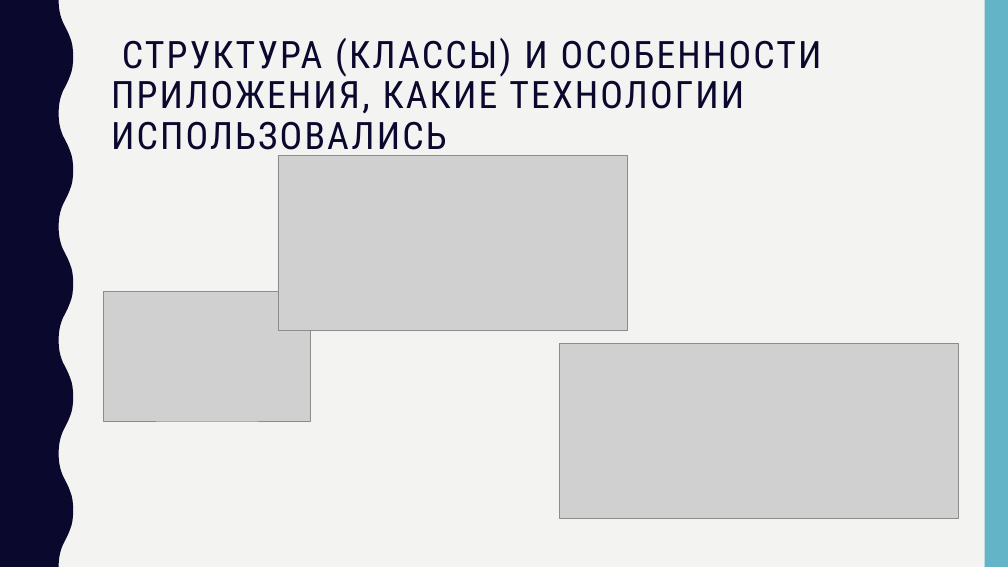
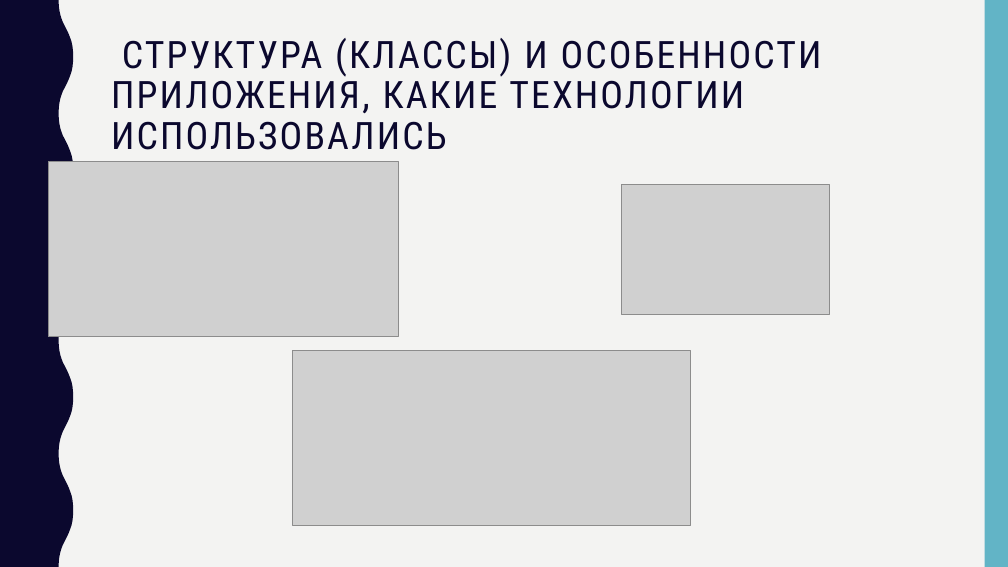
Before and after one commit to romka-best/QT_Project, a slide deck: slide 4 of SEA_BATTLE_PRESENTATION.pptx. Drawn at 1008x567 pixels with LibreOffice and Linux fonts; fonts in the diff are those of the drawing; grey boxes stand for pictures. Boxes give left, top, right and bottom in pixels: in the first picture for what was removed or moved away, otherwise in the second. Text is boxed around its words. In the diff, an @@ line names an element or a change of style, - is before the commit and + after.

```diff
--- a/SEA_BATTLE_PRESENTATION.pptx
+++ b/SEA_BATTLE_PRESENTATION.pptx
@@ picture: place and size @@
-picture at bbox=[278, 155, 628, 330]
+picture at bbox=[48, 162, 399, 337]
@@ picture: place and size @@
-picture at bbox=[104, 291, 311, 420]
+picture at bbox=[622, 185, 830, 314]
@@ picture: place and size @@
-picture at bbox=[560, 343, 958, 519]
+picture at bbox=[293, 351, 691, 526]
```
Also in this commit, not shown: 3 other slides changed, 1 slide added, 31 other files.
